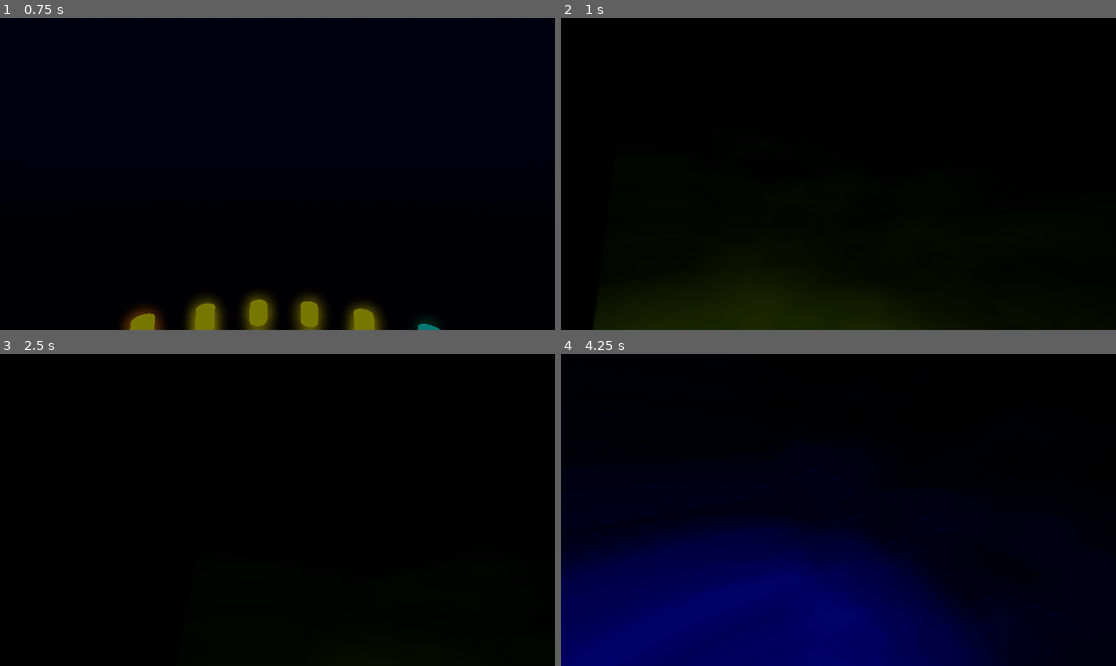
Above: before the commit, frames 1-4 (two rows, left to right).
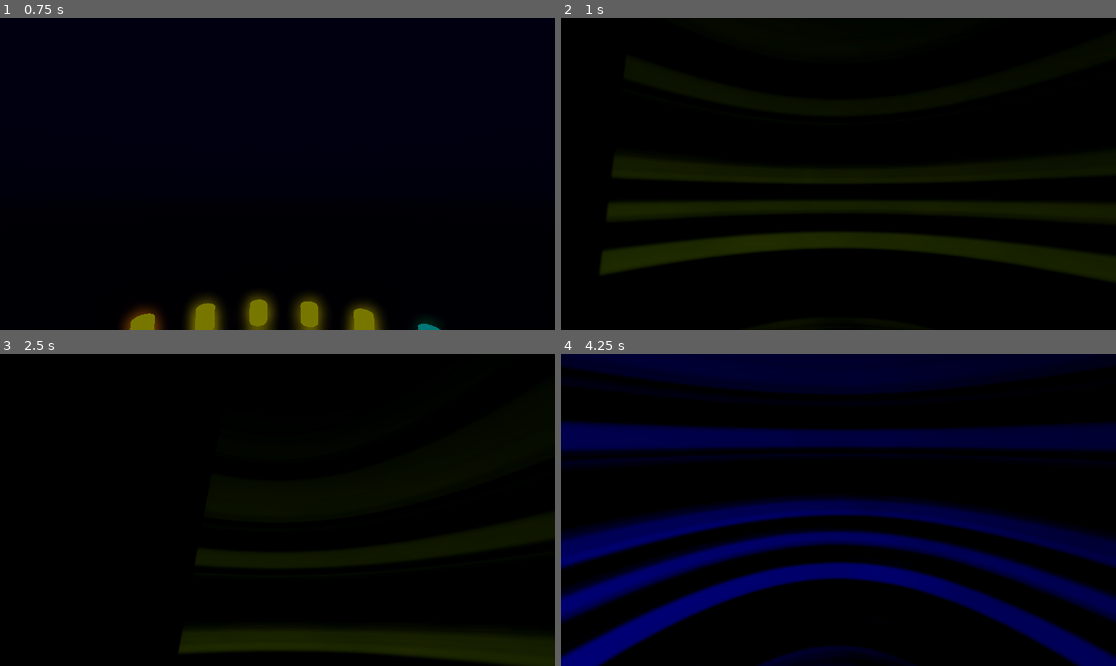
Above: after the commit, the same moments.

Repository: kquizz/vr-visualizer
Game: Godot game, scene res://scenes/main.tscn
The game is run twice, just before and just after one commit, with the same random seed, the same clock (stepped at 60 frames per second) and the same inputs.
Inputs (mouse positions are in pixels of both pictures, inside the frame that each line leads up to):
- Up to frame 1 (0.75 s): tap Enter at 0.5 s; move the mouse to (399, 158) at 0.52 s; tap Tab at 0.6 s
- Up to frame 2 (1 s): no input
- Up to frame 3 (2.5 s): move the mouse to (166, 525) at 1.27 s; tap Tab at 1.35, 2.1 s; move the mouse to (333, 441) at 2.02 s
- Up to frame 4 (4.25 s): move the mouse to (810, 572) at 2.77 s; tap Tab at 2.85, 3.6 s; move the mouse to (1005, 556) at 3.52 s

Frame 1 is identical in both runs. In frame 2, 12% of the frame differs, in the area x 6-100%, y 48-100%; in frame 3, 3.4%; in frame 4, 54%, in the area x 0-100%, y 0-100%.

Commit message:
feat(04): asymmetric warp with drifting center and noise-shaped injection
- Warp center oscillates over time (dx/dy) to break circular symmetry
- Per-pixel warp variation via noise texture for fluid distortion
- Noise-shaped injection blobs instead of static ring pattern
- Rotation direction alternates over time
- Bass hits push the warp center for reactive motion

Diff:
--- a/scenes/modes/warp.gd
+++ b/scenes/modes/warp.gd
@@ -96,49 +96,58 @@
 	var highs: float = channels[3]
 	var energy: float = data.energy
 
+	var t: float = Time.get_ticks_msec() / 1000.0
+
 	# Bass -> zoom (dramatic tunnel pull on kicks)
 	var zoom: float
 	match bass_mode:
-		0: zoom = 1.0 + bass * zoom_intensity * 1.5  # Punchy
-		1: zoom = 1.0 + bass * zoom_intensity * 0.5   # Smooth
-		2: zoom = 1.0 + bass * zoom_intensity * bass * 2.0  # Intensity-Scaled
+		0: zoom = 1.0 + bass * zoom_intensity * 1.5
+		1: zoom = 1.0 + bass * zoom_intensity * 0.5
+		2: zoom = 1.0 + bass * zoom_intensity * bass * 2.0
 		_: zoom = 1.0
 	zoom = maxf(zoom, 1.005)
 
-	# Mids -> rotation (visible swirl)
-	var rotation_val: float = 0.008 + mids * 0.08
+	# Mids -> rotation (alternating direction for variety)
+	var rot_dir: float = sign(sin(t * 0.2))
+	var rotation_val: float = rot_dir * (0.01 + mids * 0.1)
+
+	# Warp center drift — breaks circular symmetry, creates flowing motion
+	var dx: float = sin(t * 0.3) * 0.03 + cos(t * 0.17) * 0.02
+	var dy: float = cos(t * 0.23) * 0.03 + sin(t * 0.31) * 0.02
+	# Bass hits push the center
+	dx += bass * 0.02 * sin(t * 2.0)
+	dy += bass * 0.02 * cos(t * 2.0)
 
 	# Highs -> hue shift
-	var hue_val: float = 0.002 + highs * 0.008
+	var hue_val: float = 0.003 + highs * 0.01
 
 	# Decay
 	var decay_val: float
 	match decay_mode:
-		0: decay_val = 0.97   # Long trails
-		1: decay_val = 0.92   # Quick dissolve
+		0: decay_val = 0.97
+		1: decay_val = 0.92
 		2: decay_val = lerpf(0.97, 0.92, energy)
 		_: decay_val = 0.97
 
-	# Injection — stronger for vivid colors
-	var inject: float = 0.06 + energy * 0.15
+	# Injection
+	var inject: float = 0.08 + energy * 0.18
 
-	# Vivid HSV-based color from audio
 	var audio_col: Vector3 = _audio_to_vivid_color(bass, mids, highs, energy)
+	var noise_val: float = 0.02 + bass * 0.05
 
-	# Noise bursts on beats
-	var noise: float = 0.01 + bass * 0.04
-
-	# Display brightness (on dome, outside feedback loop)
+	# Display brightness
 	var dome_brightness: float = 1.5 + energy * 1.0
 	$WarpDome.material_override.set_shader_parameter("brightness", dome_brightness)
 
 	_shader_material.set_shader_parameter("warp_zoom", zoom)
 	_shader_material.set_shader_parameter("warp_rotation", rotation_val)
+	_shader_material.set_shader_parameter("warp_dx", dx)
+	_shader_material.set_shader_parameter("warp_dy", dy)
 	_shader_material.set_shader_parameter("decay", decay_val)
 	_shader_material.set_shader_parameter("hue_shift", hue_val)
 	_shader_material.set_shader_parameter("audio_inject_amount", inject)
 	_shader_material.set_shader_parameter("audio_color", audio_col)
-	_shader_material.set_shader_parameter("noise_amount", noise)
+	_shader_material.set_shader_parameter("noise_amount", noise_val)
 	_shader_material.set_shader_parameter("symmetry_enabled", symmetry_enabled)
 
 
--- a/shaders/warp_feedback.gdshader
+++ b/shaders/warp_feedback.gdshader
@@ -1,17 +1,16 @@
 shader_type canvas_item;
 
-// Previous frame (CPU-copied ImageTexture from GDScript)
 uniform sampler2D prev_frame : filter_linear;
 
-// Audio-driven warp parameters (set from GDScript)
+// Warp
 uniform float warp_zoom : hint_range(0.9, 1.3) = 1.0;
-uniform float warp_rotation : hint_range(-0.2, 0.2) = 0.0;
-uniform float warp_dx : hint_range(-0.05, 0.05) = 0.0;
-uniform float warp_dy : hint_range(-0.05, 0.05) = 0.0;
+uniform float warp_rotation : hint_range(-0.3, 0.3) = 0.0;
+uniform float warp_dx : hint_range(-0.1, 0.1) = 0.0;
+uniform float warp_dy : hint_range(-0.1, 0.1) = 0.0;
 uniform float decay : hint_range(0.85, 1.0) = 0.97;
 uniform float hue_shift : hint_range(0.0, 0.05) = 0.0;
 
-// Noise injection
+// Noise
 uniform sampler2D noise_tex : filter_linear;
 uniform float noise_amount : hint_range(0.0, 0.15) = 0.0;
 
@@ -40,7 +39,6 @@
 void fragment() {
 	vec2 uv = UV;
 
-	// Optional symmetry (kaleidoscope fold)
 	if (symmetry_enabled) {
 		vec2 centered = uv - 0.5;
 		float angle = atan(centered.y, centered.x);
@@ -49,19 +47,27 @@
 		uv = vec2(cos(angle), sin(angle)) * radius + 0.5;
 	}
 
-	// UV warp: polar coordinate transform from center
-	vec2 center = vec2(0.5);
-	vec2 delta = uv - center;
+	// === ASYMMETRIC WARP ===
+	// The warp center drifts over time (via warp_dx/dy from GDScript).
+	// Per-pixel warp varies with noise so it's fluid, not uniform rings.
+	vec2 warp_center = vec2(0.5) + vec2(warp_dx, warp_dy);
+	vec2 delta = uv - warp_center;
 	float r = length(delta);
 	float a = atan(delta.y, delta.x);
 
-	// Apply warp — zoom pulls toward center, rotation swirls
-	r /= warp_zoom;
-	a += warp_rotation;
-	// Slight radial-dependent rotation for spiral effect
-	a += r * warp_rotation * 0.5;
+	// Per-pixel warp variation from noise — creates organic fluid distortion
+	vec2 noise_uv = uv * 1.5 + vec2(TIME * 0.02, TIME * 0.015);
+	vec2 noise_sample = texture(noise_tex, noise_uv).rg;
+	float local_zoom = warp_zoom + (noise_sample.x - 0.5) * 0.02;
+	float local_rot = warp_rotation + (noise_sample.y - 0.5) * 0.03;
+
+	// Apply warp with per-pixel variation
+	r /= local_zoom;
+	a += local_rot;
+	// Spiral: rotation increases with distance
+	a += r * warp_rotation * 0.8;
 	delta = vec2(cos(a), sin(a)) * r;
-	vec2 warped_uv = delta + center + vec2(warp_dx, warp_dy);
+	vec2 warped_uv = delta + warp_center;
 
 	// Sample previous frame
 	vec2 clamped_uv = clamp(warped_uv, vec2(0.002), vec2(0.998));
@@ -70,27 +76,28 @@
 	// Decay
 	prev.rgb *= decay;
 
-	// Hue shift (skip when near zero to avoid HSV artifacts on black)
+	// Hue shift — keep colors vivid through feedback
 	if (hue_shift > 0.0001 && length(prev.rgb) > 0.01) {
-		vec3 hsv = rgb2hsv(prev.rgb);
+		vec3 hsv = rgb2hsv(max(prev.rgb, vec3(0.0)));
 		hsv.x = fract(hsv.x + hue_shift);
-		// Boost saturation slightly to keep colors vivid through the loop
-		hsv.y = min(hsv.y * 1.05, 1.0);
+		hsv.y = min(hsv.y * 1.08, 1.0);  // Boost saturation to fight desaturation
 		prev.rgb = hsv2rgb(hsv);
 	}
 
-	// Audio color injection — center-weighted ring pattern
-	// Creates a bright ring that warp pulls inward, more interesting than a blob
+	// === NOISE-SHAPED INJECTION ===
+	// Instead of a static ring, use noise to create organic blobs of color.
+	// The blobs move with time, creating constantly evolving shapes.
 	float dist = length(UV - vec2(0.5));
-	float ring = smoothstep(0.25, 0.15, dist) * smoothstep(0.0, 0.08, dist);
-	float blob = smoothstep(0.45, 0.05, dist);
-	float inject_mask = max(ring * 0.7, blob * 0.4);
+	vec2 inject_noise_uv = UV * 3.0 + vec2(TIME * 0.08, TIME * -0.06);
+	float inject_noise = texture(noise_tex, inject_noise_uv).r;
+	// Blend center falloff with noise — organic shape that favors center
+	float inject_mask = smoothstep(0.5, 0.05, dist) * smoothstep(0.3, 0.7, inject_noise);
 	prev.rgb = mix(prev.rgb, audio_color, inject_mask * audio_inject_amount);
 
-	// Noise injection
-	vec3 noise_val = texture(noise_tex, uv * 2.0 + vec2(TIME * 0.03, TIME * 0.02)).rgb;
-	float noise_mask = smoothstep(0.5, 0.1, dist);
-	prev.rgb += (noise_val - 0.5) * noise_amount * noise_mask;
+	// Noise texture injection for additional detail
+	vec3 detail_noise = texture(noise_tex, uv * 2.0 + vec2(TIME * 0.04)).rgb;
+	float detail_mask = smoothstep(0.4, 0.1, dist);
+	prev.rgb += (detail_noise - 0.5) * noise_amount * detail_mask;
 
 	COLOR = vec4(clamp(prev.rgb, 0.0, 1.0), 1.0);
 }
